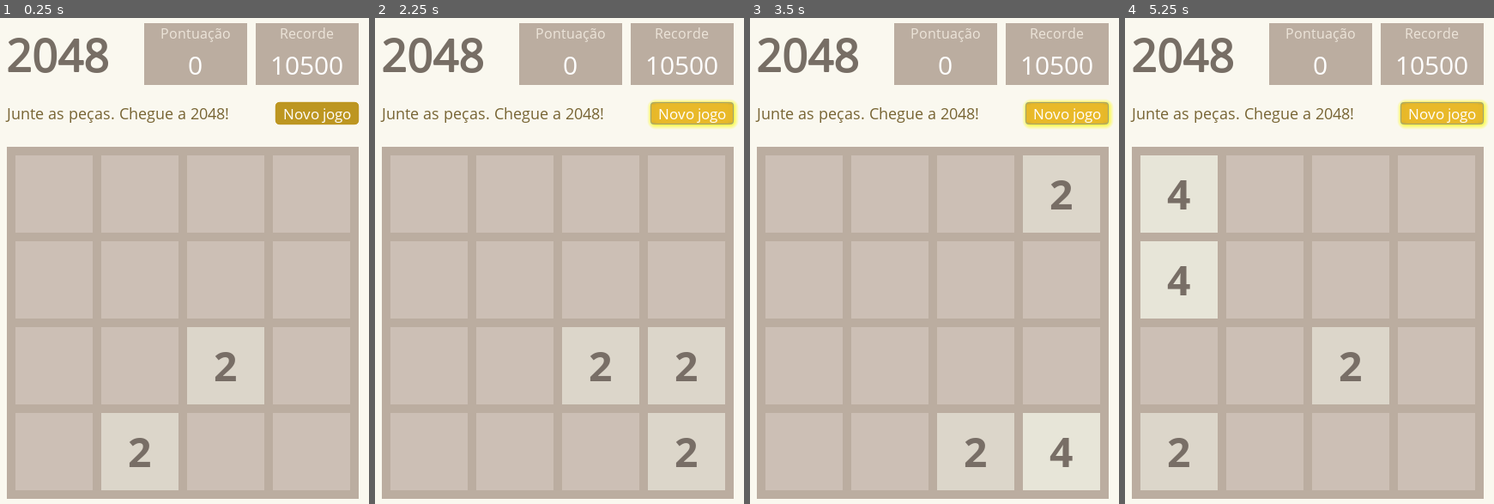
Above: before the commit, frames 1-4 (left to right).
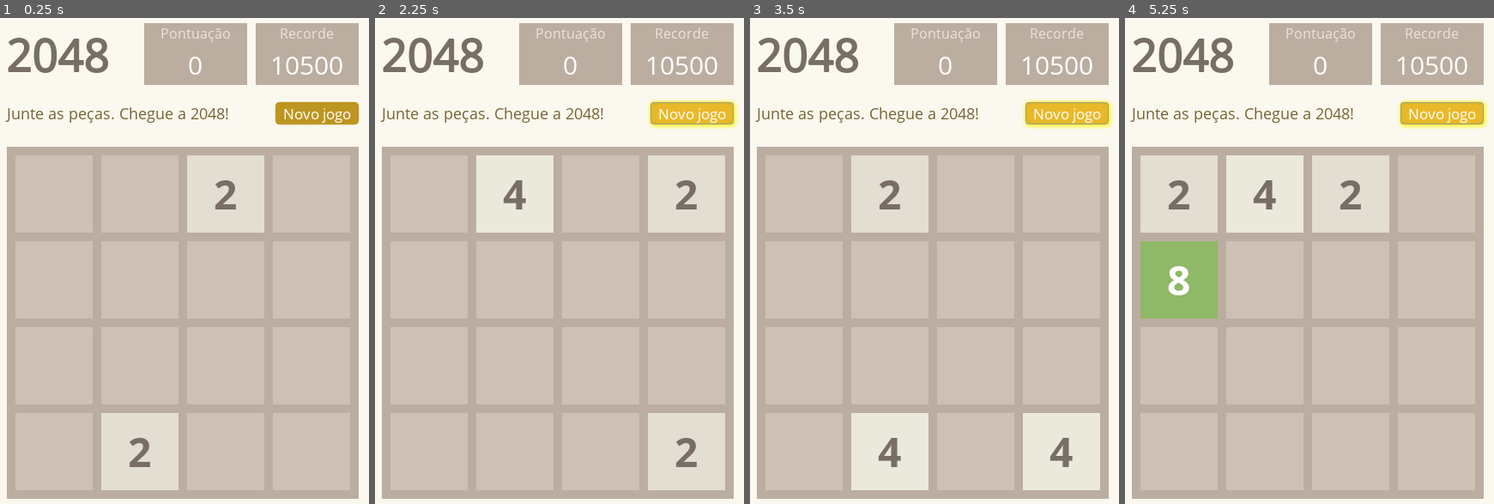
Above: after the commit, the same moments.

Repository: Dojak220/2048
Game: Godot game, scene res://GameLayout/GameLayout.tscn
Two runs of this game, one before a commit and one after it. Both use one fixed random seed, a clock stepped at 60 frames per second and the inputs below. This scene is started directly instead of the project's main scene.
Inputs:
- Up to frame 1 (0.25 s): no input
- Up to frame 2 (2.25 s): click "Novo jogo" at 0.5 s; click "Novo jogo" at 1.25 s; tap Enter at 2 s; hold Right (ui_right) from 2.03 s (still down)
- Up to frame 3 (3.5 s): tap Space at 2.75 s; release Right (ui_right) at 2.78 s; hold Down (ui_down) from 2.78 s (still down)
- Up to frame 4 (5.25 s): tap Enter at 3.5, 5 s; release Down (ui_down) at 3.53 s; hold Right (ui_right) 3.53-4.28 s; tap Space at 4.25 s; hold Up (ui_up) 4.28-5.03 s; hold Left (ui_left) from 5.03 s (still down)

The runs differ from the first frame. In frame 1, 3.5% of the frame differs, in the area x 50-72%, y 28-75%; in frame 2, 7.0%; in frame 3, 7.0%; in frame 4, 11%, in the area x 4-72%, y 28-93%.

Commit message:
mapa e tela reestruturadas

Diff:
--- a/GameLayout/GameLayout.tscn
+++ b/GameLayout/GameLayout.tscn
@@ -360,6 +360,7 @@
 }
 
 [node name="0-0Text" type="Label" parent="ScreenBG/ScreenMargin/ScreenVBox/GameCenter/GameBG/0-0BG"]
+visible = false
 anchor_right = 1.0
 anchor_bottom = 1.0
 custom_fonts/font = SubResource( 12 )
@@ -387,6 +388,7 @@
 }
 
 [node name="0-1Text" type="Label" parent="ScreenBG/ScreenMargin/ScreenVBox/GameCenter/GameBG/0-1BG"]
+visible = false
 anchor_right = 1.0
 anchor_bottom = 1.0
 custom_fonts/font = SubResource( 13 )
@@ -414,6 +416,7 @@
 }
 
 [node name="0-2Text" type="Label" parent="ScreenBG/ScreenMargin/ScreenVBox/GameCenter/GameBG/0-2BG"]
+visible = false
 anchor_right = 1.0
 anchor_bottom = 1.0
 custom_fonts/font = SubResource( 14 )
@@ -438,6 +441,7 @@
 }
 
 [node name="0-3Text" type="Label" parent="ScreenBG/ScreenMargin/ScreenVBox/GameCenter/GameBG/0-3BG"]
+visible = false
 anchor_right = 1.0
 anchor_bottom = 1.0
 custom_fonts/font = SubResource( 15 )
@@ -465,6 +469,7 @@
 }
 
 [node name="1-0Text" type="Label" parent="ScreenBG/ScreenMargin/ScreenVBox/GameCenter/GameBG/1-0BG"]
+visible = false
 anchor_right = 1.0
 anchor_bottom = 1.0
 custom_fonts/font = SubResource( 16 )
@@ -492,6 +497,7 @@
 }
 
 [node name="1-1Text" type="Label" parent="ScreenBG/ScreenMargin/ScreenVBox/GameCenter/GameBG/1-1BG"]
+visible = false
 anchor_right = 1.0
 anchor_bottom = 1.0
 custom_fonts/font = SubResource( 17 )
@@ -519,6 +525,7 @@
 }
 
 [node name="1-2Text" type="Label" parent="ScreenBG/ScreenMargin/ScreenVBox/GameCenter/GameBG/1-2BG"]
+visible = false
 anchor_right = 1.0
 anchor_bottom = 1.0
 custom_fonts/font = SubResource( 18 )
@@ -546,6 +553,7 @@
 }
 
 [node name="1-3Text" type="Label" parent="ScreenBG/ScreenMargin/ScreenVBox/GameCenter/GameBG/1-3BG"]
+visible = false
 anchor_right = 1.0
 anchor_bottom = 1.0
 custom_fonts/font = SubResource( 19 )
@@ -573,6 +581,7 @@
 }
 
 [node name="2-0Text" type="Label" parent="ScreenBG/ScreenMargin/ScreenVBox/GameCenter/GameBG/2-0BG"]
+visible = false
 anchor_right = 1.0
 anchor_bottom = 1.0
 custom_fonts/font = SubResource( 20 )
@@ -600,6 +609,7 @@
 }
 
 [node name="2-1Text" type="Label" parent="ScreenBG/ScreenMargin/ScreenVBox/GameCenter/GameBG/2-1BG"]
+visible = false
 anchor_right = 1.0
 anchor_bottom = 1.0
 custom_fonts/font = SubResource( 21 )
@@ -627,6 +637,7 @@
 }
 
 [node name="2-2Text" type="Label" parent="ScreenBG/ScreenMargin/ScreenVBox/GameCenter/GameBG/2-2BG"]
+visible = false
 anchor_right = 1.0
 anchor_bottom = 1.0
 custom_fonts/font = SubResource( 22 )
@@ -654,6 +665,7 @@
 }
 
 [node name="2-3Text" type="Label" parent="ScreenBG/ScreenMargin/ScreenVBox/GameCenter/GameBG/2-3BG"]
+visible = false
 anchor_right = 1.0
 anchor_bottom = 1.0
 custom_fonts/font = SubResource( 23 )
@@ -681,6 +693,7 @@
 }
 
 [node name="3-0Text" type="Label" parent="ScreenBG/ScreenMargin/ScreenVBox/GameCenter/GameBG/3-0BG"]
+visible = false
 anchor_right = 1.0
 anchor_bottom = 1.0
 custom_fonts/font = SubResource( 24 )
@@ -708,6 +721,7 @@
 }
 
 [node name="3-1Text" type="Label" parent="ScreenBG/ScreenMargin/ScreenVBox/GameCenter/GameBG/3-1BG"]
+visible = false
 anchor_right = 1.0
 anchor_bottom = 1.0
 custom_fonts/font = SubResource( 25 )
@@ -735,6 +749,7 @@
 }
 
 [node name="3-2Text" type="Label" parent="ScreenBG/ScreenMargin/ScreenVBox/GameCenter/GameBG/3-2BG"]
+visible = false
 anchor_right = 1.0
 anchor_bottom = 1.0
 custom_fonts/font = SubResource( 26 )
@@ -756,12 +771,13 @@
 margin_right = -0.160065
 margin_bottom = -0.160065
 rect_min_size = Vector2( 90, 90 )
-color = Color( 0.929412, 0.8, 0.384314, 1 )
+color = Color( 0.803922, 0.752941, 0.709804, 1 )
 __meta__ = {
 "_edit_use_anchors_": false
 }
 
 [node name="3-3Text" type="Label" parent="ScreenBG/ScreenMargin/ScreenVBox/GameCenter/GameBG/3-3BG"]
+visible = false
 anchor_right = 1.0
 anchor_bottom = 1.0
 custom_fonts/font = SubResource( 27 )
--- a/GamePlay/game_rules.gd
+++ b/GamePlay/game_rules.gd
@@ -1,51 +1,104 @@
 extends Node
 
-const MAP_SIZE = 4
-const NEW_BRICKS = [2 , 4]
-const BRICK_PERC = 0.85
+const PieceResource = preload("res://Piece/Piece.tscn")
+
+# EXPORTED VARIABLES
+export var MAP_SIZE = 4
+export var PIECE_SIZE = 90
+export var PIECES_INTERSPACE = 10
+
+# CONSTANTS
+const NEW_PIECE = [2 , 4]
+const PIECE_PERC = 0.85
 const INPUTS = {
 	"ui_right": Vector2.RIGHT,   # Vector2( 1,  0)
 	"ui_left": Vector2.LEFT,     # Vector2(-1,  0)
 	"ui_up": Vector2.UP,         # Vector2( 0,  1)
 	"ui_down": Vector2.DOWN      # Vector2( 0, -1)
 }
-const COLORS = {
-	0 : Color(0.8, 0.75, 0.71, 1),
-	2 : Color(0.95, 0.95, 0.90, 0.6),
-	4 : Color(0.95, 0.95, 0.90, 0.8),
-	8 : Color(0.4, 0.7, 0.2, 0.6),
-	16 : Color(0.4, 0.7, 0.2, 1),
-	32 : Color(0.4, 0.2, 0.9, 0.4),
-	64 : Color(0.4, 0.2, 0.9, 1),
-	128 : Color(0.9, 0, 0.3, 0.4),
-	256 : Color(0.9, 0, 0.3, 0.7),
-	512 : Color(0.9, 0, 0.3, 1),
-	1024 : Color(0.9, 0.9, 0.1, 0.6),
-	2048 : Color(0.9, 0.9, 0.1, 1),
+const PIECES_SETUP = {
+	0 : {
+		"bg_color": Color(0.8, 0.75, 0.71, 1),
+		"font_color": Color(0.47, 0.43, 0.4, 1),
+		"font_size": 48
+		},
+	2 : {
+		"bg_color": Color(0.95, 0.95, 0.90, 0.6),
+		"font_color": Color(0.47, 0.43, 0.4, 1),
+		"font_size": 48
+		},
+	4 : {
+		"bg_color": Color(0.95, 0.95, 0.90, 0.8),
+		"font_color": Color(0.47, 0.43, 0.4, 1),
+		"font_size": 48
+		},
+	8 : {
+		"bg_color": Color(0.4, 0.7, 0.2, 0.6),
+		"font_color": Color(1, 1, 1, 1),
+		"font_size": 48
+		},
+	16 : {
+		"bg_color": Color(0.4, 0.7, 0.2, 1),
+		"font_color": Color(1, 1, 1, 1),
+		"font_size": 48
+		},
+	32 : {
+		"bg_color": Color(0.4, 0.2, 0.9, 0.4),
+		"font_color": Color(1, 1, 1, 1),
+		"font_size": 48
+		},
+	64 : {
+		"bg_color": Color(0.4, 0.2, 0.9, 1),
+		"font_color": Color(1, 1, 1, 1),
+		"font_size": 48
+		},
+	128 : {
+		"bg_color": Color(0.9, 0, 0.3, 0.4),
+		"font_color": Color(1, 1, 1, 1),
+		"font_size": 40
+		},
+	256 : {
+		"bg_color": Color(0.9, 0, 0.3, 0.7),
+		"font_color": Color(1, 1, 1, 1),
+		"font_size": 40
+		},
+	512 : {
+		"bg_color": Color(0.9, 0, 0.3, 1),
+		"font_color": Color(1, 1, 1, 1),
+		"font_size": 40
+		},
+	1024 : {
+		"bg_color": Color(0.9, 0.9, 0.1, 0.6),
+		"font_color": Color(1, 1, 1, 1),
+		"font_size": 32
+		},
+	2048 : {
+		"bg_color": Color(0.9, 0.9, 0.1, 1),
+		"font_color": Color(0.47, 0.43, 0.4, 1),
+		"font_size": 32
+		},
 }
 
 # VARIABLES
 var occupation_map
 var can_insert = false                   # True when a moviment changes the map
 var map_changed = true
-
-
-
+var score = 0
 
 # SIGNALS
-signal new_value_inserted #unused for now
+signal new_piece_inserted #unused for now
 
 # FUNÇÕES
 func _ready():
-	occupation_map = create_map(MAP_SIZE, MAP_SIZE, 0)
+	occupation_map = create_map(MAP_SIZE, MAP_SIZE)
 	print_map()
 
-	insert_new_value()
-	insert_new_value()
+	insert_new_piece()
+	insert_new_piece()
 
 	print_map()
 
-func create_map(height, width, value):
+func create_map(height, width):
 	var map = []
 
 	for x in range(height):
@@ -53,7 +106,7 @@
 		line.resize(width)
 		map.append(line)
 		for y in range(width):
-			map[x][y] = {"value": 0, "clean": true}
+			map[x][y] = {"piece": {"value": 0, "instance": null}, "clean": true}
 
 	return map
 
@@ -61,18 +114,23 @@
 	var line = ""
 	for i in range(MAP_SIZE):
 		for j in range(MAP_SIZE):
-			line = line + String(occupation_map[i][j].value) + " "
+			line = line + String(occupation_map[i][j].piece.value) + " "
 		print("[ ", line, "]")
 		line = ""
 	print("")
 
-func insert_new_value():
+func insert_new_piece():
 	if is_fully_occupied():
 		return
 
 	randomize()
 
-	var new_brick = NEW_BRICKS[0] if (randf() <= BRICK_PERC) else NEW_BRICKS[1]
+	#get_child(snake_size+1).connect("body_hit", self, "_on_SnakeBody_hit")
+
+	var Piece = PieceResource.instance()
+	Piece.set_global_position(Vector2(-1000,-1000))
+	get_node("ScreenBG/ScreenMargin/ScreenVBox/GameCenter/GameBG").add_child(Piece)
+	var new_piece_value = NEW_PIECE[0] if (randf() <= PIECE_PERC) else NEW_PIECE[1]
 	var line = randi() % MAP_SIZE
 	var column = randi() % MAP_SIZE
 
@@ -80,7 +138,8 @@
 		line = randi() % MAP_SIZE
 		column = randi() % MAP_SIZE
 
-	occupation_map[line][column].value = new_brick
+	occupation_map[line][column].piece.value = new_piece_value
+	occupation_map[line][column].piece.instance = Piece
 
 	if is_fully_occupied():
 		print("Mapa cheio. Se não houver combinações possíveis... Game over")
@@ -89,21 +148,20 @@
 	var fully_occupied = true
 	for line in occupation_map:
 		for column in line:
-			if !(column.value):
+			if !(column.piece.value):
 				fully_occupied = false
 	return fully_occupied
 
 func is_position_occupied(line, column):
-	return occupation_map[line][column].value
+	return occupation_map[line][column].piece.value
 
 func _unhandled_input(event):
 	for dir in INPUTS.keys():
 		if event.is_action_pressed(dir):
 			can_insert = false
-			print(dir)
 			update_map(dir);
 			if can_insert:
-				insert_new_value()
+				insert_new_piece()
 				map_changed = true
 			print_map()
 
@@ -112,77 +170,89 @@
 	var y_aux
 
 	if direction == "ui_right":
-		for x in range(MAP_SIZE): # [0, 1, 2, 3]
-			for y in range(MAP_SIZE-2,-1,-1): # [2, 1, 0]
-				if (occupation_map[x][y].value != 0):
+		for x in range(MAP_SIZE): # range: [0, 1, 2, 3]
+			for y in range(MAP_SIZE-2,-1,-1): # range: [2, 1, 0]
+				if (occupation_map[x][y].piece.value != 0):
 					y_aux = y
-					while(y_aux < MAP_SIZE-1 && occupation_map[x][y_aux+1].value == 0):
+					while(y_aux < MAP_SIZE-1 && occupation_map[x][y_aux+1].piece.value == 0):
 						y_aux += 1
-						occupation_map[x][y_aux].value = occupation_map[x][y_aux-1].value
-						occupation_map[x][y_aux-1].value = 0
+						occupation_map[x][y_aux].piece.value = occupation_map[x][y_aux-1].piece.value
+						occupation_map[x][y_aux].piece.instance = occupation_map[x][y_aux-1].piece.instance
+						occupation_map[x][y_aux-1].piece.value = 0
 						can_insert = true
 					if (y_aux == MAP_SIZE-1):
 						continue
-					if (occupation_map[x][y_aux+1].clean && occupation_map[x][y_aux+1].value == occupation_map[x][y_aux].value):
-						occupation_map[x][y_aux+1].value *= 2
+					if (occupation_map[x][y_aux+1].clean && occupation_map[x][y_aux+1].piece.value == occupation_map[x][y_aux].piece.value):
+						occupation_map[x][y_aux+1].piece.value *= 2 # It's necessary to change this piece's label
 						occupation_map[x][y_aux+1].clean = false
-						occupation_map[x][y_aux].value = 0
+						occupation_map[x][y_aux].piece.value = 0 # It's necessary to uninstance this piece
+						occupation_map[x][y_aux].piece.instance.queue_free()
+						score += occupation_map[x][y_aux+1].piece.value
 						can_insert = true
 
 	if direction == "ui_left":
-		for x in range(MAP_SIZE): # [0, 1, 2, 3]
-			for y in range(1, MAP_SIZE): # [1, 2, 3]
-				if (occupation_map[x][y].value != 0):
+		for x in range(MAP_SIZE): # range: [0, 1, 2, 3]
+			for y in range(1, MAP_SIZE): # range: [1, 2, 3]
+				if (occupation_map[x][y].piece.value != 0):
 					y_aux = y
-					while(y_aux > 0 && occupation_map[x][y_aux-1].value == 0):
+					while(y_aux > 0 && occupation_map[x][y_aux-1].piece.value == 0):
 						y_aux -= 1
-						occupation_map[x][y_aux].value = occupation_map[x][y_aux+1].value
-						occupation_map[x][y_aux+1].value = 0
+						occupation_map[x][y_aux].piece.value = occupation_map[x][y_aux+1].piece.value
+						occupation_map[x][y_aux].piece.instance = occupation_map[x][y_aux+1].piece.instance
+						occupation_map[x][y_aux+1].piece.value = 0
 						can_insert = true
 					if (y_aux == 0):
 						continue
-					if (occupation_map[x][y_aux-1].clean && occupation_map[x][y_aux-1].value == occupation_map[x][y_aux].value):
-						occupation_map[x][y_aux-1].value *= 2
+					if (occupation_map[x][y_aux-1].clean && occupation_map[x][y_aux-1].piece.value == occupation_map[x][y_aux].piece.value):
+						occupation_map[x][y_aux-1].piece.value *= 2 # It's necessary to change this piece's label
 						occupation_map[x][y_aux-1].clean = false
-						occupation_map[x][y_aux].value = 0
+						occupation_map[x][y_aux].piece.value = 0 # It's necessary to uninstance this piece
+						occupation_map[x][y_aux].piece.instance.queue_free()
+						score += occupation_map[x][y_aux-1].piece.value
 						can_insert = true
 
 	if direction == "ui_up":
-		for y in range(MAP_SIZE): # [0, 1, 2, 3]
-			for x in range(1, MAP_SIZE): # [1, 2, 3]
-				if (occupation_map[x][y].value != 0):
+		for y in range(MAP_SIZE): # range: [0, 1, 2, 3]
+			for x in range(1, MAP_SIZE): # range: [1, 2, 3]
+				if (occupation_map[x][y].piece.value != 0):
 					x_aux = x
-					while(x_aux > 0 && occupation_map[x_aux-1][y].value == 0):
+					while(x_aux > 0 && occupation_map[x_aux-1][y].piece.value == 0):
 						x_aux -= 1
-						occupation_map[x_aux][y].value = occupation_map[x_aux+1][y].value
-						occupation_map[x_aux+1][y].value = 0
+						occupation_map[x_aux][y].piece.value = occupation_map[x_aux+1][y].piece.value
+						occupation_map[x_aux][y].piece.instance = occupation_map[x_aux+1][y].piece.instance
+						occupation_map[x_aux+1][y].piece.value = 0
 						can_insert = true
 					if (x_aux == 0):
 						continue
-					if (occupation_map[x_aux-1][y].clean && occupation_map[x_aux-1][y].value == occupation_map[x_aux][y].value):
-						occupation_map[x_aux-1][y].value *= 2
+					if (occupation_map[x_aux-1][y].clean && occupation_map[x_aux-1][y].piece.value == occupation_map[x_aux][y].piece.value):
+						occupation_map[x_aux-1][y].piece.value *= 2 # It's necessary to change this piece's label
 						occupation_map[x_aux-1][y].clean = false
-						occupation_map[x_aux][y].value = 0
+						occupation_map[x_aux][y].piece.value = 0 # It's necessary to uninstance this piece
+						occupation_map[x_aux][y].piece.instance.queue_free()
+						score += occupation_map[x_aux-1][y].piece.value
 						can_insert = true
 
 	if direction == "ui_down":
-		for y in range(MAP_SIZE): # [0, 1, 2, 3]
-			for x in range(MAP_SIZE-2,-1,-1): # [2, 1, 0]
-				if (occupation_map[x][y].value != 0):
+		for y in range(MAP_SIZE): # range: [0, 1, 2, 3]
+			for x in range(MAP_SIZE-2,-1,-1): # range: [2, 1, 0]
+				if (occupation_map[x][y].piece.value != 0):
 					x_aux = x
-					while(x_aux < MAP_SIZE-1 && occupation_map[x_aux+1][y].value == 0):
+					while(x_aux < MAP_SIZE-1 && occupation_map[x_aux+1][y].piece.value == 0):
 						x_aux += 1
-						occupation_map[x_aux][y].value = occupation_map[x_aux-1][y].value
-						occupation_map[x_aux-1][y].value = 0
+						occupation_map[x_aux][y].piece.value = occupation_map[x_aux-1][y].piece.value
+						occupation_map[x_aux][y].piece.instance = occupation_map[x_aux-1][y].piece.instance
+						occupation_map[x_aux-1][y].piece.value = 0
 						can_insert = true
 					if (x_aux == MAP_SIZE-1):
 						continue
-					if (occupation_map[x_aux+1][y].clean && occupation_map[x_aux+1][y].value == occupation_map[x_aux][y].value):
-						occupation_map[x_aux+1][y].value *= 2
+					if (occupation_map[x_aux+1][y].clean && occupation_map[x_aux+1][y].piece.value == occupation_map[x_aux][y].piece.value):
+						occupation_map[x_aux+1][y].piece.value *= 2 # It's necessary to change this piece's label
 						occupation_map[x_aux+1][y].clean = false
-						occupation_map[x_aux][y].value = 0
-						can_insert = true
-
+						occupation_map[x_aux][y].piece.value = 0 # It's necessary to uninstance this piece
+						occupation_map[x_aux][y].piece.instance.queue_free()
+						score += occupation_map[x_aux+1][y].piece.value
+						can_insert = true
+	print(score)
 	clean_map()
 
 func clean_map():
@@ -191,29 +261,27 @@
 				occupation_map[x][y].clean = true
 
 func update_screen():
-	var label_path
-	var tile_path
+	var piece
+	var piece_position
+	var piece_text
+	var piece_text_size
+	var piece_text_color
+	var piece_bg
+
 	for i in range(MAP_SIZE):
 		for j in range(MAP_SIZE):
-			tile_path = "ScreenBG/ScreenMargin/ScreenVBox/GameCenter/GameBG/" + String(i) + "-" + String(j) + "BG"
-#			$"ScreenBG/ScreenMargin/ScreenVBox/GameCenter/GameBG/0-0BG/0-0Text".add_color_override("font_color")= Color(255,255,100,occupation_map[i][j].value / 2048)
-			label_path = "ScreenBG/ScreenMargin/ScreenVBox/GameCenter/GameBG/" + String(i) + "-" + String(j) + "BG/" + String(i) + "-" + String(j) + "Text"
-
-			get_node(NodePath(label_path)).text = "" if !occupation_map[i][j].value else String(occupation_map[i][j].value)
-			get_node(NodePath(label_path)).get("custom_fonts/font").set_size(48)
-			get_node(NodePath(tile_path)).color = COLORS[occupation_map[i][j].value]
-
-			if occupation_map[i][j].value > 4 && occupation_map[i][j].value < 1024:
-				get_node(NodePath(label_path)).add_color_override("font_color", Color(1, 1, 1, 1))
-			else:
-				get_node(NodePath(label_path)).add_color_override("font_color", Color(0.47, 0.43, 0.4, 1))
-
-
-			if occupation_map[i][j].value > 100:
-				if occupation_map[i][j].value > 1000:
-					get_node(NodePath(label_path)).get("custom_fonts/font").set_size(32)
-				else:
-					get_node(NodePath(label_path)).get("custom_fonts/font").set_size(40)
+			piece = occupation_map[i][j].piece
+
+			if (piece.instance && piece.value):
+				piece_position = Vector2(j * PIECE_SIZE + (j+1) * PIECES_INTERSPACE, (i) * PIECE_SIZE + (i+1) * PIECES_INTERSPACE)
+				piece_text = String(piece.value)
+				piece_text_size = PIECES_SETUP[piece.value].font_size
+				piece_text_color = PIECES_SETUP[piece.value].font_color
+				piece_bg = PIECES_SETUP[piece.value].bg_color
+
+				piece.instance.set_position(piece_position)
+				piece.instance.set_label(piece_text, piece_text_size, piece_text_color)
+				piece.instance.color = piece_bg
 
 	map_changed = false
 
--- /dev/null
+++ b/Piece.gd
@@ -0,0 +1,11 @@
+extends ColorRect
+
+# Called when the node enters the scene tree for the first time.
+#func _ready():
+#	set_label(100, Color(1,1,1))
+#	pass # Replace with function body.
+
+func set_label(lb_text, lb_size, lb_color):
+	$PieceValue.text = lb_text
+	$PieceValue.get("custom_fonts/font").set_size(lb_size)
+	$PieceValue.add_color_override("font_color", lb_color)
--- /dev/null
+++ b/Piece/Piece.tscn
@@ -0,0 +1,31 @@
+[gd_scene load_steps=4 format=2]
+
+[ext_resource path="res://fonts/Open_Sans/OpenSans-Bold.ttf" type="DynamicFontData" id=1]
+[ext_resource path="res://Piece.gd" type="Script" id=2]
+
+[sub_resource type="DynamicFont" id=1]
+size = 48
+outline_color = Color( 0, 0, 0, 1 )
+use_filter = true
+font_data = ExtResource( 1 )
+
+[node name="Piece" type="ColorRect"]
+margin_right = 90.0
+margin_bottom = 90.0
+color = Color( 0.803922, 0.752941, 0.709804, 1 )
+script = ExtResource( 2 )
+__meta__ = {
+"_edit_use_anchors_": false
+}
+
+[node name="PieceValue" type="Label" parent="."]
+anchor_right = 1.0
+anchor_bottom = 1.0
+custom_fonts/font = SubResource( 1 )
+custom_colors/font_color = Color( 0.466667, 0.431373, 0.396078, 1 )
+text = "2"
+align = 1
+valign = 1
+__meta__ = {
+"_edit_use_anchors_": false
+}
